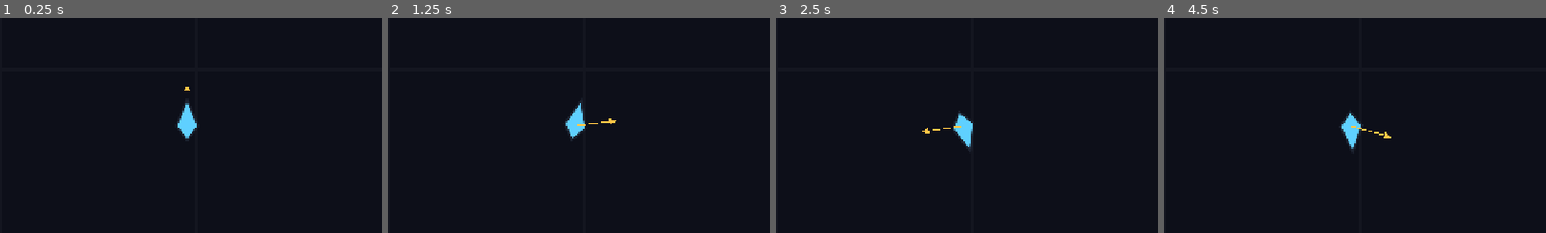
Above: before the commit, frames 1-4 (left to right).
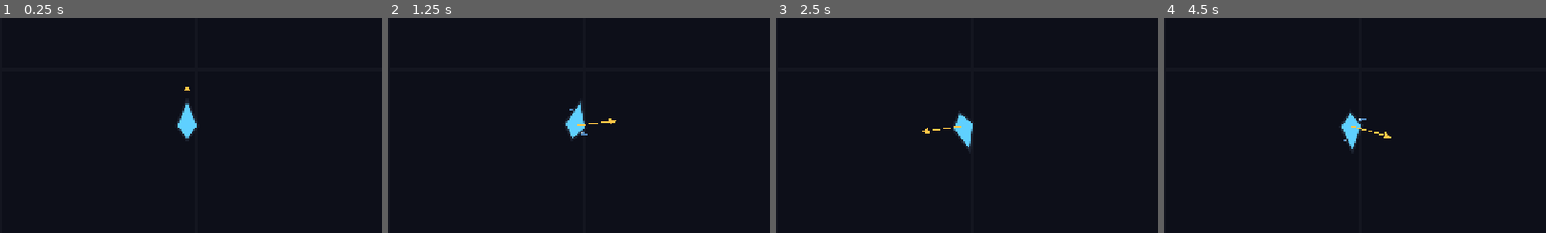
Above: after the commit, the same moments.

Repository: psyinf/seeker
Game: Godot game, scene res://scenes/main/main.tscn
The game is run twice, just before and just after one commit, with the same random seed, the same clock (stepped at 60 frames per second) and the same inputs.
Inputs (mouse positions are % of the whole screen's width and height, from its top left):
- Up to frame 1 (0.25 s): no input
- Up to frame 2 (1.25 s): tap Enter at 0.5 s; move the mouse to (72, 45) at 0.52 s; click (72, 45) at 0.67 s
- Up to frame 3 (2.5 s): move the mouse to (30, 55) at 1.27 s; click (30, 55) at 1.42 s; move the mouse to (60, 28) at 2.02 s; click (60, 28) at 2.17 s
- Up to frame 4 (4.5 s): move the mouse to (45, 70) at 2.77 s; click (45, 70) at 2.92 s; move the mouse to (80, 65) at 3.52 s; click (80, 65) at 3.67 s; move the mouse to (20, 35) at 4.27 s; click (20, 35) at 4.42 s
The pictures show only the part of the screen within x 26-76%, y 25-75%; the shares and areas given below are measured in that part.

The runs differ from the first frame. In frame 2, less than 0.1% of the frame differs, in the area x 47-53%, y 38-56%; in frame 3, less than 0.1%; in frame 4, less than 0.1%.

Commit message:
feat(ship): data-driven thruster FX (main engine + control thrusters)
- Add ShipThrusters (@tool Node2D) that renders propulsion FX behind the hull

- Move nozzle layout into serializable resources: ThrusterNozzle + PropulsionConfig (.tres-ready for ship loadouts / save-load)

- Each nozzle fires by channel: MAIN throttle, ROTATION (torque-sign couples), TRANSLATION (retro-burn); main engine is just a MAIN-flagged nozzle

- Ship exposes main_throttle, rcs_torque, rcs_translation per frame for the FX to read

- Fix RCS chatter: turn controller snaps to aim and zeroes spin within SETTLE_ANGLE/SETTLE_SPEED

- Update architecture + devlog

Diff:
--- /dev/null
+++ b/scenes/ship/propulsion_config.gd
@@ -0,0 +1,49 @@
+@tool
+class_name PropulsionConfig
+extends Resource
+## A ship's complete propulsion layout: the set of thruster nozzles that drive
+## its FX. A `Resource`, so a loadout can be authored in the inspector and saved
+## or loaded as a `.tres` later (ship save/load, swappable engine loadouts).
+
+## All thruster mounts on the ship.
+@export var nozzles: Array[ThrusterNozzle] = []
+
+
+## Builds the default single-engine + RCS layout matching the stock hull. Used as
+## a fallback when no config resource is assigned.
+static func create_default() -> PropulsionConfig:
+	var engine_inner := Color(1.0, 0.96, 0.72)
+	var engine_outer := Color(1.0, 0.52, 0.15, 0.85)
+	var config := PropulsionConfig.new()
+	config.nozzles = [
+		# Main engine: one plume off the tail, pointing straight back (+Y).
+		_make(Vector2(0.0, 24.0), Vector2(0.0, 1.0), 52.0, 26.0,
+			engine_inner, engine_outer, ThrusterNozzle.Channel.MAIN),
+		# Four lateral RCS nozzles form two rotation couples and brake lateral drift.
+		_make(Vector2(-4.5, -24.2), Vector2(-1.0, 0.0)),  # nose-left
+		_make(Vector2(4.5, -24.2), Vector2(1.0, 0.0)),    # nose-right
+		_make(Vector2(-12.6, 9.6), Vector2(-1.0, 0.0)),   # tail-left
+		_make(Vector2(12.6, 9.6), Vector2(1.0, 0.0)),     # tail-right
+		# Nose-forward RCS brakes forward motion (torque is zero on the centerline).
+		_make(Vector2(0.0, -37.4), Vector2(0.0, -1.0), 16.0, 6.0,
+			Color(0.85, 0.96, 1.0), Color(0.42, 0.72, 1.0, 0.7),
+			ThrusterNozzle.Channel.TRANSLATION),
+	]
+	return config
+
+
+## Helper to build one nozzle with RCS defaults; override any field per call.
+static func _make(position: Vector2, direction: Vector2, length: float = 16.0,
+		width: float = 6.0, inner_color: Color = Color(0.85, 0.96, 1.0),
+		outer_color: Color = Color(0.42, 0.72, 1.0, 0.7),
+		channels: int = ThrusterNozzle.Channel.ROTATION | ThrusterNozzle.Channel.TRANSLATION
+) -> ThrusterNozzle:
+	var nozzle := ThrusterNozzle.new()
+	nozzle.position = position
+	nozzle.direction = direction
+	nozzle.length = length
+	nozzle.width = width
+	nozzle.inner_color = inner_color
+	nozzle.outer_color = outer_color
+	nozzle.channels = channels
+	return nozzle
--- a/scenes/ship/ship.gd
+++ b/scenes/ship/ship.gd
@@ -38,8 +38,22 @@
 ## Current angular velocity, in radians/second (turning momentum).
 var angular_velocity: float = 0.0
 
+## Main engine throttle this frame, 0..1 (forward thrust). Read by the thruster FX.
+var main_throttle: float = 0.0
+## Signed RCS rotation command this frame, -1..1 (which way the control thrusters
+## torque the hull). Read by the thruster FX.
+var rcs_torque: float = 0.0
+## RCS translation command this frame in local space (the retro-burn during a
+## Full Stop), each axis -1..1. Read by the thruster FX.
+var rcs_translation: Vector2 = Vector2.ZERO
+
 ## Max gap between two clicks to count as a double-click, in milliseconds.
 const DOUBLE_CLICK_WINDOW_MS := 250
+
+## Below this heading error (radians) the ship is treated as aligned (~0.6°).
+const SETTLE_ANGLE := 0.01
+## Below this angular speed (rad/s) a nearly-aligned ship snaps to rest.
+const SETTLE_SPEED := 0.05
 
 ## True while the left mouse button is held (rotate; thrust past hold_thrust_delay).
 var _lmb_held: bool = false
@@ -101,9 +115,12 @@
 				aim_direction = to_mouse.normalized()
 			_braking = false # manual input cancels a Full Stop
 	_apply_turning(delta)
+	main_throttle = 0.0
+	rcs_translation = Vector2.ZERO
 	if _lmb_held and _hold_time >= hold_thrust_delay:
 		var heading := Vector2.UP.rotated(rotation)
 		velocity += heading * (thrust_force / mass) * delta
+		main_throttle = 1.0
 	elif _braking:
 		_apply_braking(delta)
 	velocity = velocity.limit_length(max_speed)
@@ -119,6 +136,9 @@
 func _apply_braking(delta: float) -> void:
 	var speed := velocity.length()
 	var delta_v := (thrust_force / mass) * delta
+	# Control thrusters fire opposite the motion, so expel gas along +velocity.
+	if speed > 0.001:
+		rcs_translation = (-velocity / speed).rotated(-rotation)
 	if speed <= delta_v:
 		velocity = Vector2.ZERO
 		_braking = false
@@ -133,11 +153,21 @@
 	var angular_accel := turn_torque / mass
 	var target_rotation := aim_direction.angle() + PI / 2.0 # nose (-Y) faces the aim
 	var error := wrapf(target_rotation - rotation, -PI, PI)
+	# Once aligned and nearly stopped, snap and go idle so the control thrusters
+	# don't chatter with endless micro-corrections.
+	if absf(error) < SETTLE_ANGLE and absf(angular_velocity) < SETTLE_SPEED:
+		rotation = target_rotation
+		angular_velocity = 0.0
+		rcs_torque = 0.0
+		return
 	# Fastest spin we can still decelerate from before reaching the target.
 	var brake_speed := sqrt(2.0 * angular_accel * absf(error))
 	var desired_velocity := signf(error) * minf(max_turn_speed, brake_speed)
 	var max_step := angular_accel * delta
-	angular_velocity += clampf(desired_velocity - angular_velocity, -max_step, max_step)
+	var step := clampf(desired_velocity - angular_velocity, -max_step, max_step)
+	angular_velocity += step
+	# Control thrusters only fire while changing angular velocity, not while coasting.
+	rcs_torque = step / max_step if max_step > 0.0 else 0.0
 	if angular_damping > 0.0:
 		angular_velocity *= maxf(0.0, 1.0 - angular_damping * delta)
 	rotation += angular_velocity * delta
--- a/scenes/ship/ship.tscn
+++ b/scenes/ship/ship.tscn
@@ -1,9 +1,13 @@
-[gd_scene load_steps=3 format=3]
+[gd_scene load_steps=4 format=3]
 
 [ext_resource type="Script" path="res://scenes/ship/ship.gd" id="1_ship"]
 [ext_resource type="PackedScene" path="res://scenes/ship/ship_hull.tscn" id="2_hull"]
+[ext_resource type="Script" path="res://scenes/ship/ship_thrusters.gd" id="3_thrusters"]
 
 [node name="Ship" type="Node2D"]
 script = ExtResource("1_ship")
 
+[node name="ShipThrusters" type="Node2D" parent="."]
+script = ExtResource("3_thrusters")
+
 [node name="ShipHull" parent="." instance=ExtResource("2_hull")]
--- /dev/null
+++ b/scenes/ship/ship_thrusters.gd
@@ -0,0 +1,91 @@
+@tool
+class_name ShipThrusters
+extends Node2D
+## Draws the ship's propulsion FX from a data-driven `PropulsionConfig`: a main
+## engine plume and control thrusters (RCS) for rotation and the Full Stop
+## retro-burn. Each frame it reads the parent `Ship`'s thruster state and draws
+## only the nozzles that are firing; it never drives the flight logic. Kept
+## behind the hull in the scene tree so plumes render under the ship.
+
+## The propulsion layout to draw. When unset, a default layout is used so the
+## ship still shows thrusters; assign a saved `.tres` to customize per ship.
+@export var config: PropulsionConfig:
+	set(value):
+		config = value
+		queue_redraw()
+
+## Command below which a thruster is treated as off (avoids flickering dust).
+const DEADZONE := 0.02
+
+## Fallback layout, built lazily when no `config` resource is assigned.
+var _default_config: PropulsionConfig
+## Elapsed time, used only to redraw the flicker each frame.
+var _time: float = 0.0
+
+
+func _process(delta: float) -> void:
+	if Engine.is_editor_hint():
+		return
+	_time += delta
+	queue_redraw()
+
+
+func _draw() -> void:
+	var cfg := _active_config()
+	if cfg == null:
+		return
+
+	if Engine.is_editor_hint():
+		for nozzle in cfg.nozzles:
+			if nozzle != null:
+				draw_circle(nozzle.position, 2.0, Color(1.0, 1.0, 1.0, 0.25))
+		return
+
+	var ship := get_parent() as Ship
+	if ship == null:
+		return
+
+	var accel := ship.rcs_translation
+	for nozzle in cfg.nozzles:
+		if nozzle == null:
+			continue
+		var dir := nozzle.direction.normalized()
+		var force := -dir # reaction on the hull when the nozzle expels along dir
+		var intensity := 0.0
+		if (nozzle.channels & ThrusterNozzle.Channel.MAIN) != 0:
+			intensity += ship.main_throttle
+		if (nozzle.channels & ThrusterNozzle.Channel.ROTATION) != 0 and absf(ship.rcs_torque) > DEADZONE:
+			var torque_z := nozzle.position.x * force.y - nozzle.position.y * force.x
+			if signf(torque_z) == signf(ship.rcs_torque):
+				intensity += absf(ship.rcs_torque)
+		if (nozzle.channels & ThrusterNozzle.Channel.TRANSLATION) != 0 and accel.length() > DEADZONE:
+			intensity += maxf(0.0, force.dot(accel))
+		_draw_flame(nozzle.position, dir, clampf(intensity, 0.0, 1.0),
+			nozzle.width, nozzle.length, nozzle.inner_color, nozzle.outer_color)
+
+
+## The assigned config, or a lazily-built default when none is set.
+func _active_config() -> PropulsionConfig:
+	if config != null:
+		return config
+	if _default_config == null:
+		_default_config = PropulsionConfig.create_default()
+	return _default_config
+
+
+## Draws a two-layer flame from `origin` extending along `dir`, scaled and
+## jittered by `intensity`. Does nothing when the thruster is effectively off.
+func _draw_flame(origin: Vector2, dir: Vector2, intensity: float,
+		width: float, length: float, inner: Color, outer: Color) -> void:
+	if intensity <= DEADZONE:
+		return
+	var flicker := 0.78 + 0.22 * randf()
+	var span := length * intensity * flicker
+	var perp := Vector2(-dir.y, dir.x)
+	var half := perp * width * 0.5
+	var tip := origin + dir * span
+	draw_colored_polygon(PackedVector2Array([origin + half, origin - half, tip]), outer)
+	var half_inner := perp * width * 0.28
+	var tip_inner := origin + dir * span * 0.6
+	draw_colored_polygon(
+		PackedVector2Array([origin + half_inner, origin - half_inner, tip_inner]), inner)
--- /dev/null
+++ b/scenes/ship/thruster_nozzle.gd
@@ -0,0 +1,30 @@
+@tool
+class_name ThrusterNozzle
+extends Resource
+## One thruster mount as data: where it sits on the hull, which way it expels
+## gas (the reaction force pushes the opposite way), how big its plume draws, and
+## which flight commands fire it. A `Resource`, so it serializes into a
+## `PropulsionConfig` and can be authored in the inspector or saved/loaded.
+
+## Command channels that can fire a nozzle. Values are bit flags so a nozzle can
+## respond to several at once; they match the order of the `channels` export.
+enum Channel {
+	MAIN = 1,        ## the main-engine throttle (forward thrust)
+	ROTATION = 2,    ## the rotation command, when this nozzle's torque matches its sign
+	TRANSLATION = 4, ## the translation command (retro-burn), when its reaction force helps
+}
+
+## Mount position in the ship's local space, in pixels.
+@export var position: Vector2 = Vector2.ZERO
+## Unit direction the nozzle expels gas; the reaction force on the hull is the opposite.
+@export var direction: Vector2 = Vector2.DOWN
+## Plume length at full command, in pixels.
+@export var length: float = 16.0
+## Plume width at its base, in pixels.
+@export var width: float = 6.0
+## Bright core color of the plume.
+@export var inner_color: Color = Color(0.85, 0.96, 1.0)
+## Outer flare color of the plume.
+@export var outer_color: Color = Color(0.42, 0.72, 1.0, 0.7)
+## Which `Channel` flags fire this nozzle.
+@export_flags("Main", "Rotation", "Translation") var channels: int = Channel.ROTATION | Channel.TRANSLATION
Not shown, added: scenes/ship/propulsion_config.gd.uid
Not shown, added: scenes/ship/ship_thrusters.gd.uid
Not shown, added: scenes/ship/thruster_nozzle.gd.uid
Not shown, changed: docs/architecture.md
Not shown, changed: docs/devlog.md
